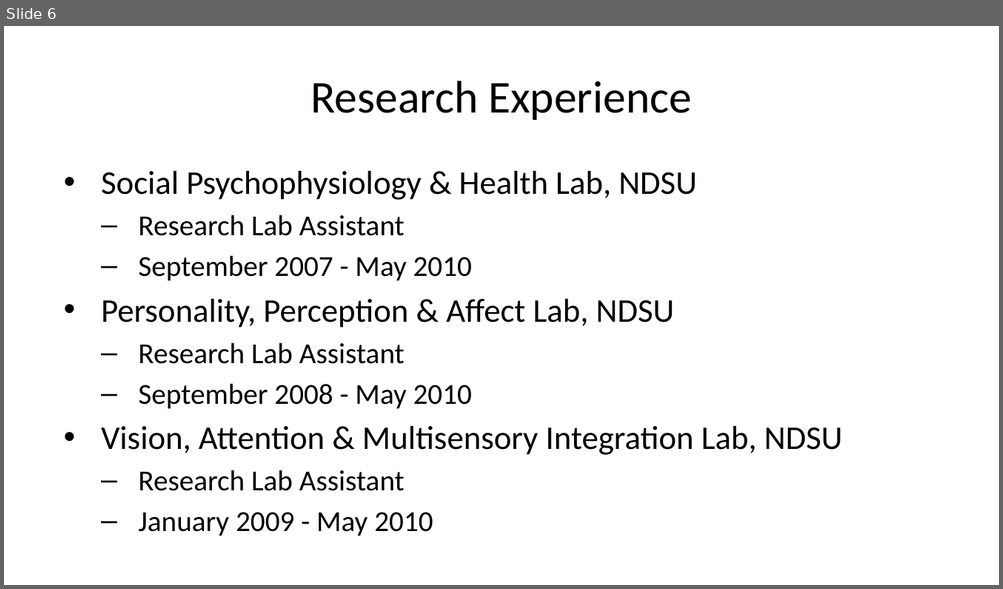
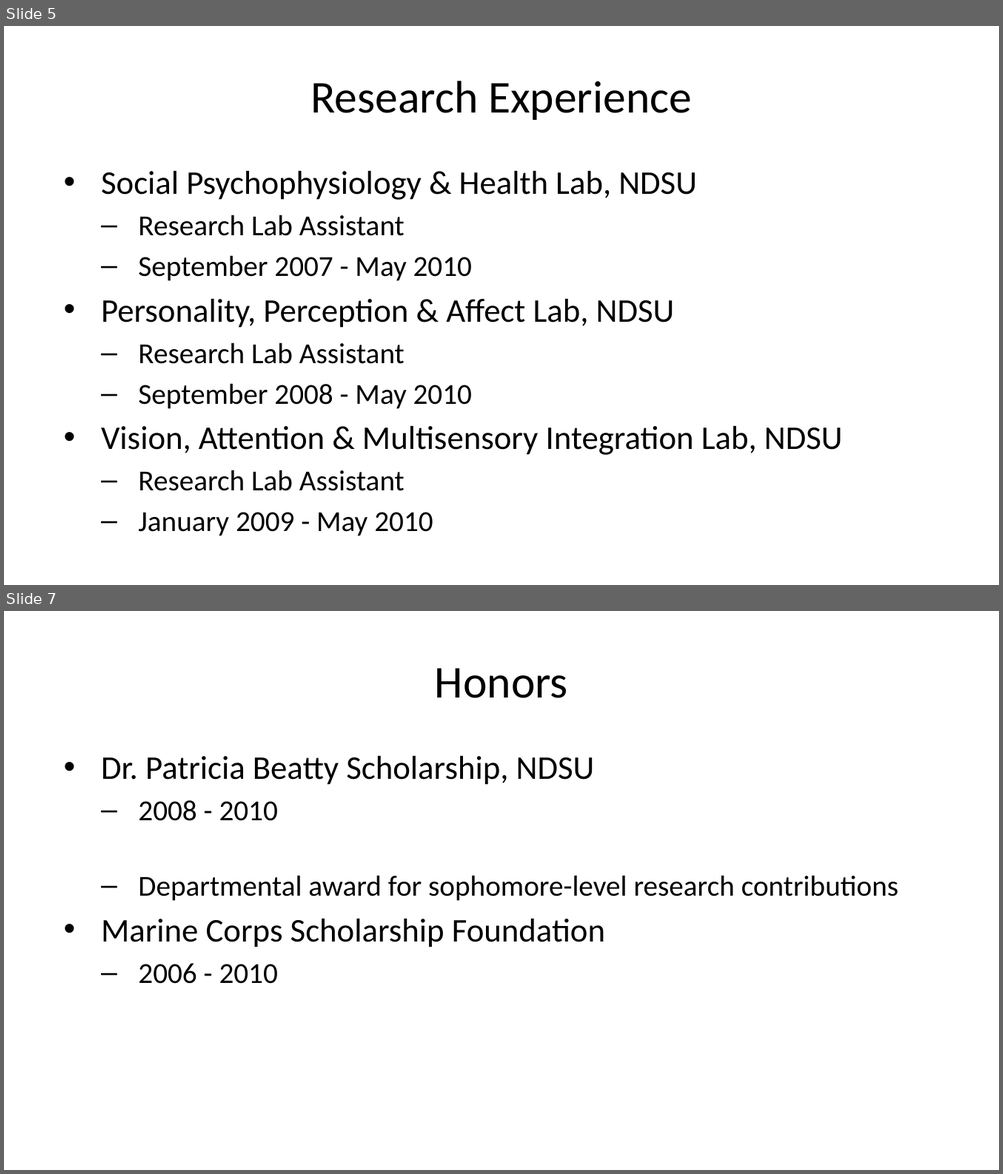
Before and after one commit to MickeyLue/Luessen-Resume, a slide deck: docs/index.pptx. Shown one above the other, each under a label of ours: slide 6 before the commit, slides 5 and 7 after it; the slides between them are not shown. The pictures are 1003x589 and 1003x1174 pixels, drawn with LibreOffice and Linux fonts; fonts in the diff are those of the drawing. Boxes give left, top, right and bottom in pixels: in the first picture for what was removed or moved away, otherwise in the second. Text is boxed around its words. In the diff, an @@ line names an element or a change of style, - is before the commit and + after.

```diff
--- a/docs/index.pptx
+++ b/docs/index.pptx
@@ slide 7 added at (x1=4, y1=611, x2=999, y2=1170), background #FFFFFF @@
@@ title added at (x1=435, y1=668, x2=568, y2=698), 33 pt, text #000000 @@
+Honors
@@ text added at (x1=101, y1=756, x2=898, y2=984), 21 pt, text #000000 @@
+• Dr. Patricia Beatty Scholarship, NDSU
+  – 2008 - 2010
+  – Departmental award for sophomore-level research contributions
+• Marine Corps Scholarship Foundation
+  – 2006 - 2010
@@ what was slide 6 is now slide 5 @@
```
Also in this commit, not shown: 5 slides changed, 1 slide removed, 23 other files.
